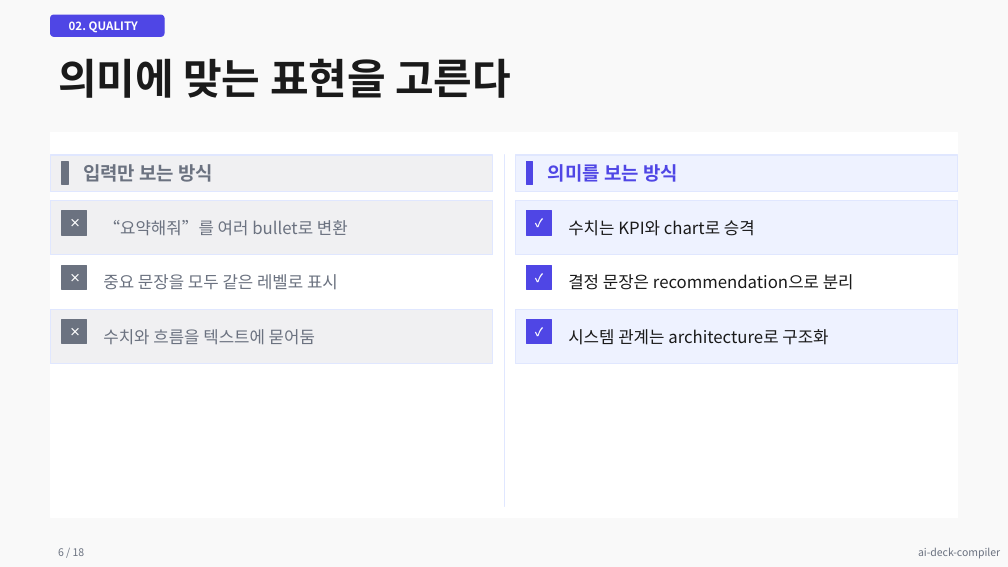
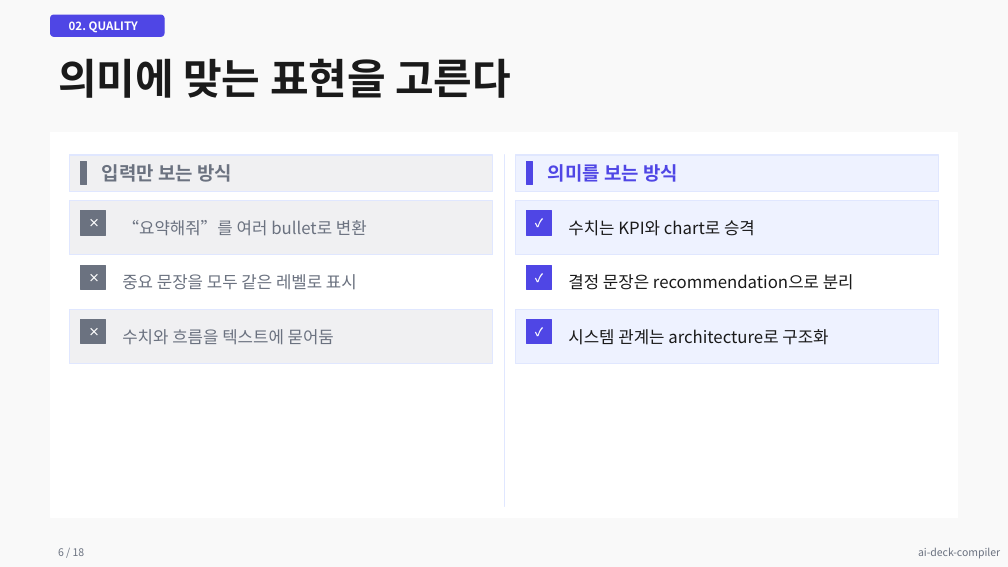
Before and after one commit to kyungseo/ai-deck-compiler, a slide deck: slide 6 of examples/results/showcase-modern-light.pptx. Drawn at 1008x567 pixels with LibreOffice and Linux fonts; fonts in the diff are those of the drawing. Boxes give left, top, right and bottom in pixels: in the first picture for what was removed or moved away, otherwise in the second. Text is boxed around its words. In the diff, an @@ line names an element or a change of style, - is before the commit and + after.

```diff
--- a/examples/results/showcase-modern-light.pptx
+++ b/examples/results/showcase-modern-light.pptx
@@ rectangle: place and size @@
-rectangle at (51,155,493,191)
+rectangle at (70,155,493,191)
@@ text "입력만 보는 방식": place and size @@
-text "입력만 보는 방식" at (83,164,214,182)
+text "입력만 보는 방식" at (102,164,232,182)
@@ rectangle: place and size @@
-rectangle at (516,155,958,191)
+rectangle at (516,155,939,191)
@@ rectangle: place and size @@
-rectangle at (51,200,493,255)
+rectangle at (70,200,493,255)
@@ text "“요약해줘”를 여러 bullet로 변환": place and size @@
-text "“요약해줘”를 여러 bullet로 변환" at (103,220,348,236)
+text "“요약해줘”를 여러 bullet로 변환" at (122,220,367,236)
@@ rectangle: place and size @@
-rectangle at (516,200,958,255)
+rectangle at (516,200,939,255)
@@ text "중요 문장을 모두 같은 레벨로 ...": place and size @@
-text "중요 문장을 모두 같은 레벨로 ..." at (103,274,338,290)
+text "중요 문장을 모두 같은 레벨로 ..." at (122,274,357,290)
@@ rectangle: place and size @@
-rectangle at (51,309,493,364)
+rectangle at (70,309,493,364)
@@ 4 rectangles, 3 texts: place and size @@
-4 rectangles, 3 texts at (62,162,86,344)
+4 rectangles, 3 texts at (81,162,105,344)
@@ text "수치와 흐름을 텍스트에 묻어둠": place and size @@
-text "수치와 흐름을 텍스트에 묻어둠" at (103,329,315,345)
+text "수치와 흐름을 텍스트에 묻어둠" at (122,329,334,345)
@@ rectangle: place and size @@
-rectangle at (516,309,958,364)
+rectangle at (516,309,939,364)
```
Also in this commit, not shown: 11 other slides changed, 20 other files.
